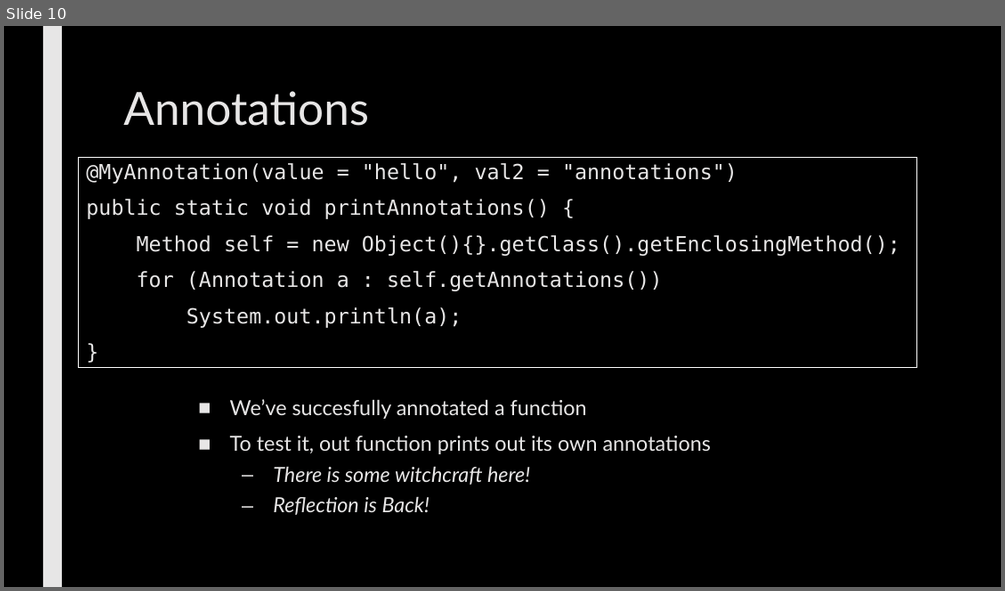
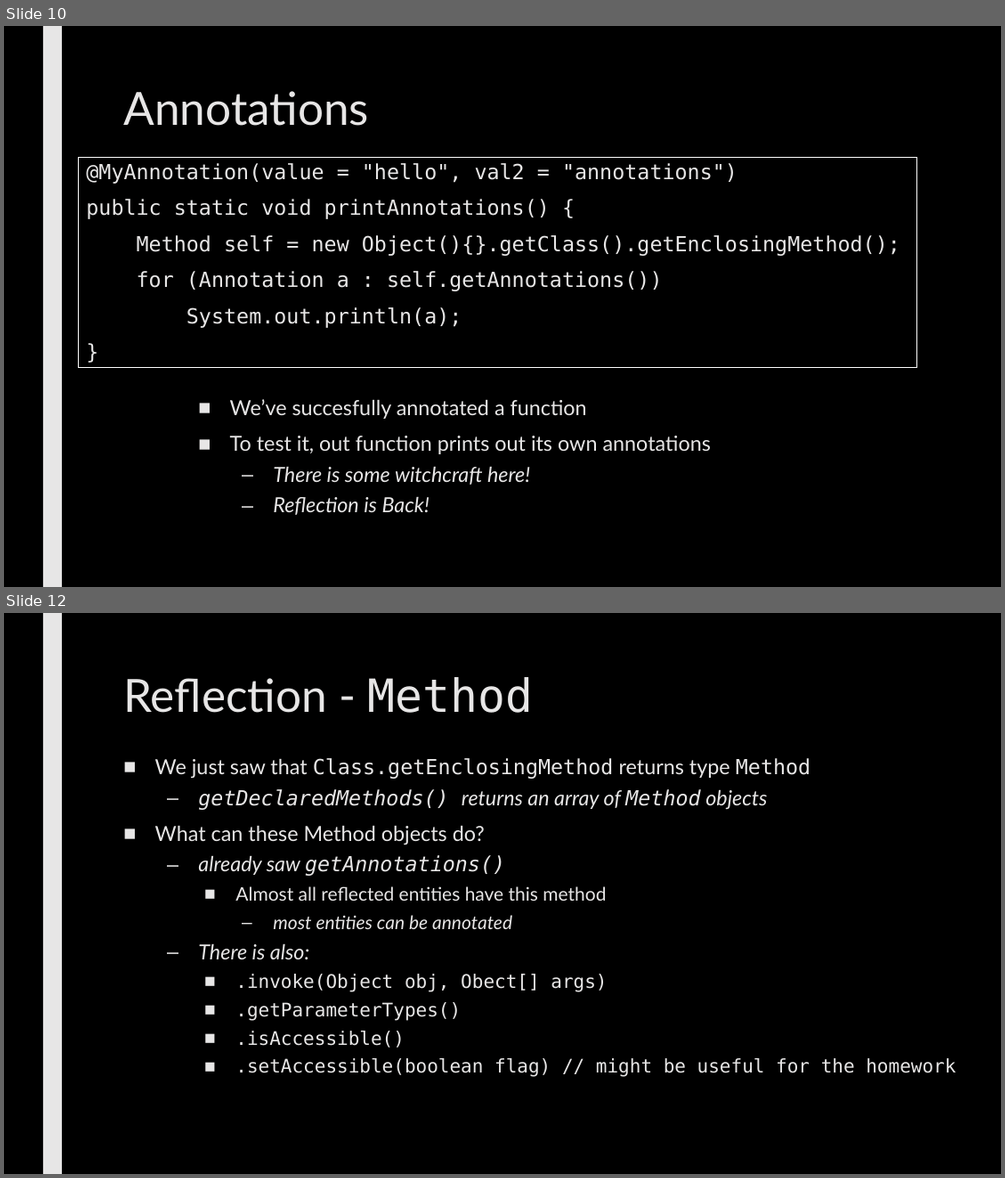
Before and after one commit to max7patek/metaprogramming, a slide deck: slides/07-JavaReflection.pptx. Shown one above the other, each under a label of ours: slide 10 before the commit, slides 10 and 12 after it; the slides between them are not shown. The pictures are 1005x591 and 1005x1178 pixels, drawn with LibreOffice and Linux fonts; fonts in the diff are those of the drawing. Boxes give left, top, right and bottom in pixels: in the first picture for what was removed or moved away, otherwise in the second. Text is boxed around its words. In the diff, an @@ line names an element or a change of style, - is before the commit and + after.

Commit message:
added some about reflection

```diff
--- a/slides/07-JavaReflection.pptx
+++ b/slides/07-JavaReflection.pptx
@@ slide 12 added at box(4, 613, 1001, 1174), background #000000; not listed: 1 template element that a slide beside it also shows @@
@@ title added at box(123, 677, 533, 713), 44 pt, text #E7E6E6 @@
+Reflection - Method
@@ text added at box(155, 758, 955, 1077), 18 pt, text #E7E6E6 @@
+■ We just saw that Class.getEnclosingMethod returns type Method
+  – getDeclaredMethods() returns an array of Method objects
+■ What can these Method objects do?
+  – already saw getAnnotations()
+    ■ Almost all reflected entities have this method
+      – most entities can be annotated
+  – There is also:
+    ■ .invoke(Object obj, Obect[] args)
+    ■ .getParameterTypes()
+    ■ .isAccessible()
+    ■ .setAccessible(boolean flag) // might be useful for the homework
```
Also in this commit, not shown: 1 slide changed, 2 other slides added.
